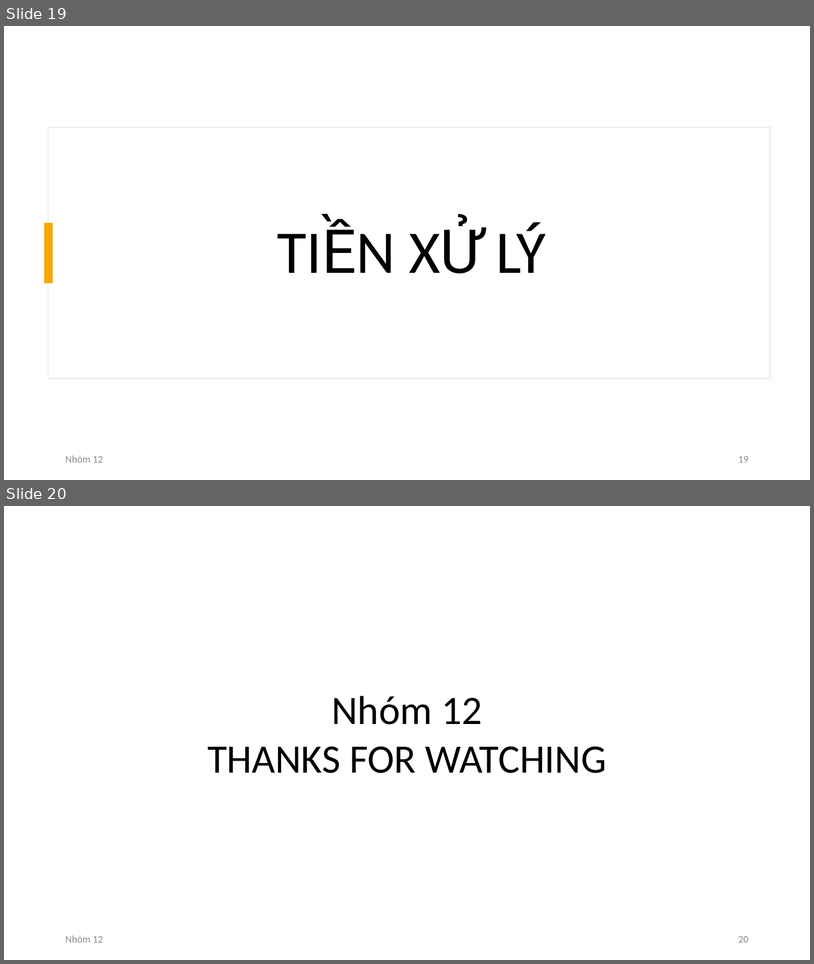
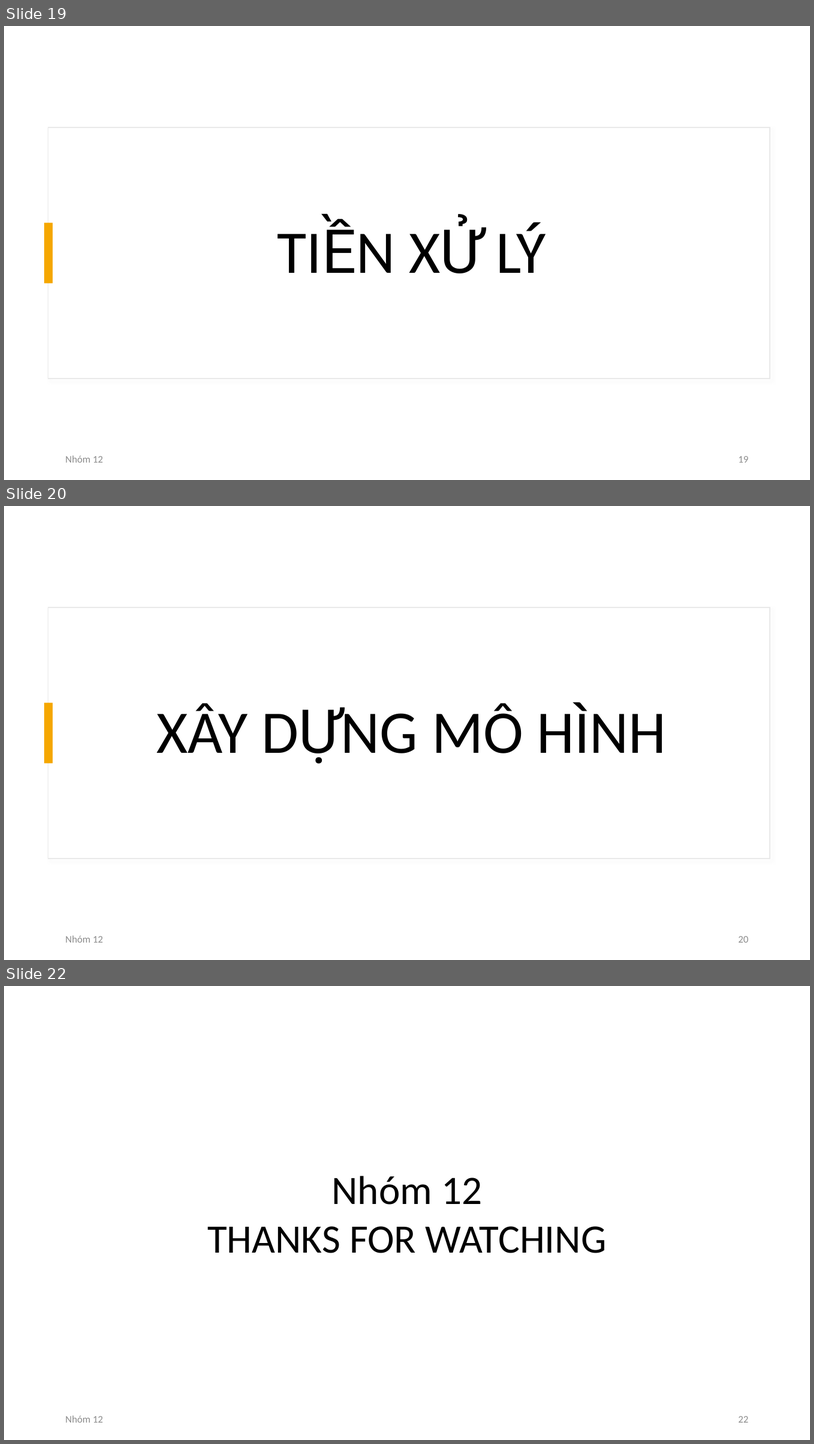
Before and after one commit to pdthuc/Project-Applied_Data_Science, a slide deck: Presentation/GIỚI THIỆU ĐỀ TÀI.pptx. Shown one above the other, each under a label of ours: slides 19 and 20 before the commit, slides 19, 20 and 22 after it; the slides between them are not shown. The pictures are 814x964 and 814x1444 pixels, drawn with LibreOffice and Linux fonts; fonts in the diff are those of the drawing. Boxes give left, top, right and bottom in pixels: in the first picture for what was removed or moved away, otherwise in the second. Text is boxed around its words. In the diff, an @@ line names an element or a change of style, - is before the commit and + after.

```diff
--- a/Presentation/GIỚI THIỆU ĐỀ TÀI.pptx
+++ b/Presentation/GIỚI THIỆU ĐỀ TÀI.pptx
@@ slide 20 added at bbox=[4, 506, 810, 960], background #FFFFFF; not listed: 2 template elements that a slide beside it also shows @@
@@ title added at bbox=[157, 702, 667, 763], 72 pt, text #000000 @@
+XÂY DỰNG MÔ HÌNH
@@ text added at bbox=[65, 935, 103, 942], 12 pt, text #8C8C8C @@
+Nhóm 12
@@ page number added at bbox=[738, 936, 749, 942], 12 pt, text #8C8C8C @@
+20
@@ what was slide 20 is now slide 22 @@
@@ page number at bbox=[738, 1416, 749, 1422]: text changed @@
-20
+22
```
Also in this commit, not shown: 1 slide changed, 1 other slide added.
